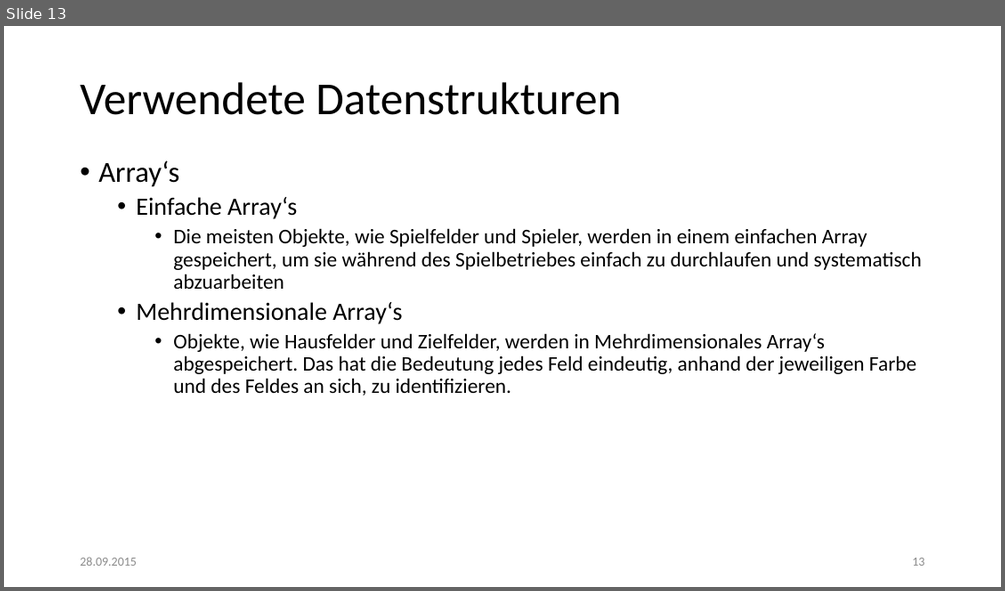
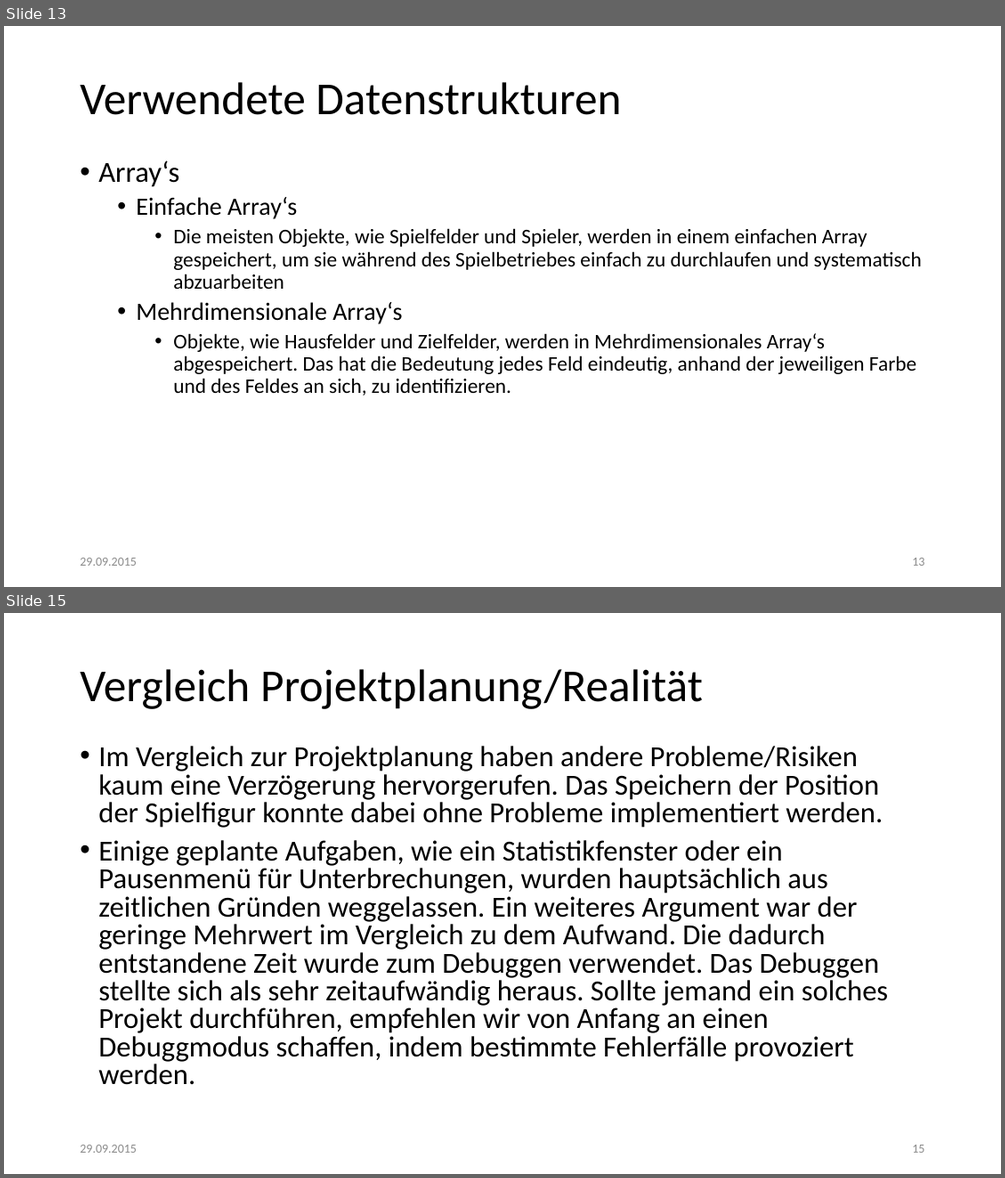
Before and after one commit to lukasleitsch/mensch-aergere-dich-nicht, a slide deck: Finale Präsentation.pptx. Shown one above the other, each under a label of ours: slide 13 before the commit, slides 13 and 15 after it; the slides between them are not shown. The pictures are 1005x591 and 1005x1178 pixels, drawn with LibreOffice and Linux fonts; fonts in the diff are those of the drawing. Boxes give left, top, right and bottom in pixels: in the first picture for what was removed or moved away, otherwise in the second. Text is boxed around its words. In the diff, an @@ line names an element or a change of style, - is before the commit and + after.

```diff
--- a/Finale Präsentation.pptx
+++ b/Finale Präsentation.pptx
@@ slide 15 added at [4,613,1001,1174], background #FFFFFF @@
@@ title added at [80,669,703,709], 44 pt, text #000000 @@
+Vergleich Projektplanung/Realität
@@ text added at [98,746,888,1085], 28 pt, text #000000 @@
+• Im Vergleich zur Projektplanung haben andere Probleme/Risiken kaum eine Verzögerung hervorgerufen. Das Speichern der Position der Spielfigur konnte dabei ohne Probleme implementiert werden.
+• Einige geplante Aufgaben, wie ein Statistikfenster oder ein Pausenmenü für Unterbrechungen, wurden hauptsächlich aus zeitlichen Gründen weggelassen. Ein weiteres Argument war der geringe Mehrwert im Vergleich zu dem Aufwand. Die dadurch entstandene Zeit wurde zum Debuggen verwendet. Das Debuggen stellte sich als sehr zeitaufwändig heraus. Sollte jemand ein solches Projekt durchführen, empfehlen wir von Anfang an einen Debuggmodus schaffen, indem bestimmte Fehlerfälle provoziert werden.
@@ text added at [80,1144,137,1152], 12 pt, text #8C8C8C @@
+29.09.2015
@@ page number added at [912,1144,924,1152], 12 pt, text #8C8C8C @@
+15
@@ slide 13 changed as well @@
@@ text at [80,557,137,565]: text changed @@
-28.09.2015
+29.09.2015
```
Also in this commit, not shown: 12 other slides changed, 9 other slides added.
